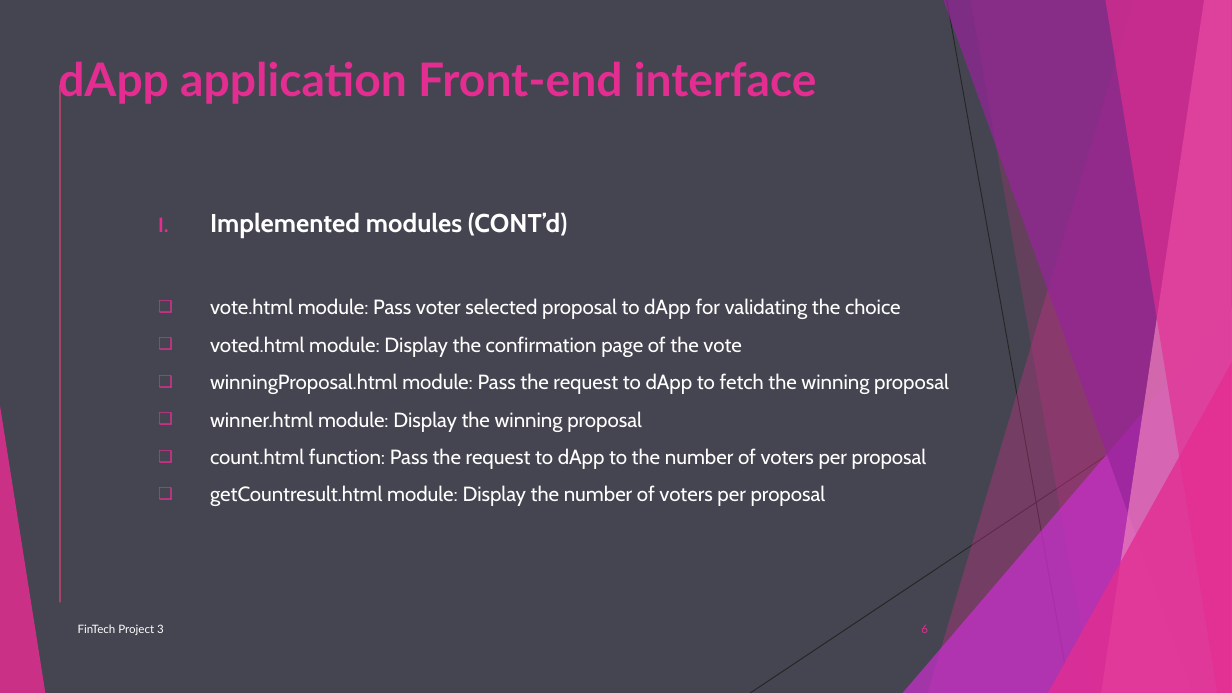
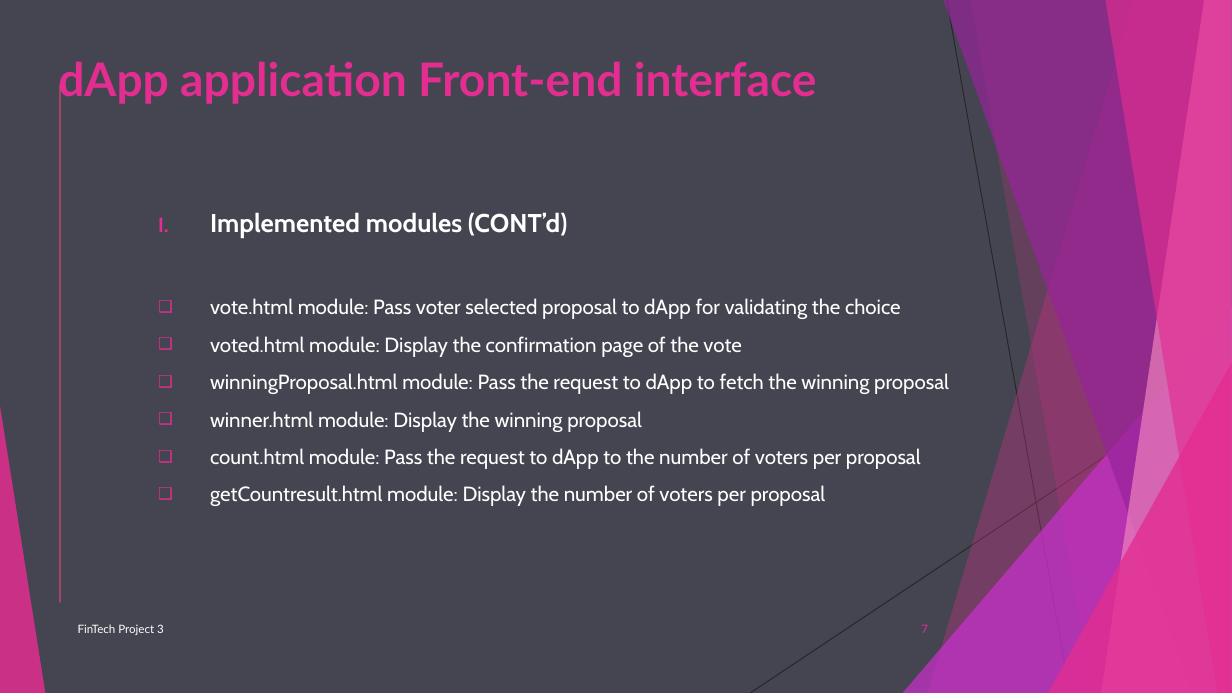
Before and after one commit to Bakoroba/blockchain_ballot_dapp, a slide deck: slide 7 of Ethereum Blockchain Ballot System dApp.ppt (slide 6 before the commit). Drawn at 1232x693 pixels with LibreOffice and Linux fonts; fonts in the diff are those of the drawing. Boxes give left, top, right and bottom in pixels: in the first picture for what was removed or moved away, otherwise in the second. Text is boxed around its words. In the diff, an @@ line names an element or a change of style, - is before the commit and + after.

```diff
--- a/Ethereum Blockchain Ballot System dApp.ppt
+++ b/Ethereum Blockchain Ballot System dApp.ppt
@@ text at <box>210,448,921,469</box>: text changed @@
-❑ count.html function: Pass the request to dApp to the number of voters per proposal
+❑ count.html module: Pass the request to dApp to the number of voters per proposal
@@ page number at <box>921,624,928,633</box>: text changed @@
-6
+7
```
Also in this commit, not shown: 6 other slides changed, 1 slide added.
